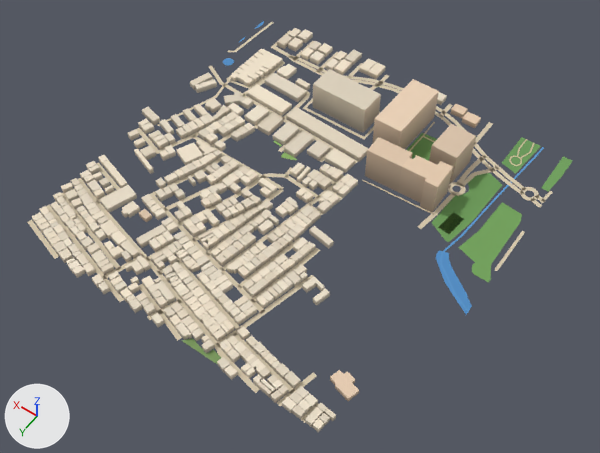
The glTF model public/assets/bengaluru-region-v1/tiles/t22_-7-l0.glb as it was, and as the next commit left it.
Camera for both pictures: a camera (50 mm lens) standing at (10862.0, -2697.0, 801.0) and looking at (11231.0, -3214.0, -12.0). Arrows for +X, +Y and +Z are at lower left; the lights stay in place. The older version comes first. Vertices at exactly the same position are counted once.

Objects in the first picture: 'building', 'ground', 'water'.
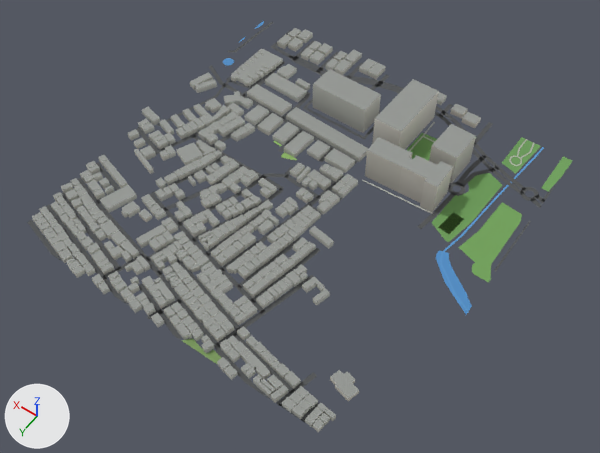
Pixel boxes (x1, y1, x2, y2) of what changed, in the pictures (600 x 453 px; the box of a moved part takes in the faces that stretch with it):
'ground', reshaped
    before: (27, 22, 572, 423)
    after: (27, 22, 572, 426)
part 1 of me_building, recoloured (darker)
    both: (32, 28, 481, 432)
part 2 of me_ground, rebuilt (23% wider, 27% taller)
    before: (495, 231, 525, 271)
    after: (494, 221, 531, 272)
part 3 of me_ground, moved or reshaped
    before: (27, 128, 260, 393)
    after: (27, 127, 310, 426)
part 4 of me_ground, moved or reshaped
    both: (209, 22, 339, 96)
part 5 of me_ground, moved or reshaped
    before: (532, 191, 553, 208)
    after: (476, 122, 556, 208)
part 6 of me_ground, recoloured
    before: (50, 41, 553, 407)
    after: (49, 38, 545, 406)

What changed in the scene script:
```text
Change me_building:
    used by ob_building; location = (11000.0, -3500.0, 0.0)
    remove me_building.from_pydata(...)  # 4474 vertices, 5757 faces; spans x 45.0..514.0, y -12.0..506.0, z 0.0..48.0
    add me_building.from_pydata(...)  # 4474 vertices, 7012 faces; spans x 45.0..514.0, y -12.0..506.0, z 0.0..48.0
    me_building part 1: 5757 kept faces spanning x 45.0..514.0, y -12.0..506.0, z 0.0..48.0 get new vertex colours
Change me_ground:
    used by ob_ground; location = (11000.0, -3500.0, 0.0)
    remove me_ground.from_pydata(...)  # 969 vertices, 815 faces; spans x -2.0..501.0, y 0.0..503.0, z 1.0
    add me_ground.from_pydata(...)  # 985 vertices, 829 faces; spans x 0.0..500.0, y 0.0..500.0, z 1.0
    me_ground part 2: the loose piece of 8 vertices spanning x -2.0..3.0, y 143.0..216.0, z 1.0 is rebuilt with 10 vertices and now spans x 0.0..3.0, y 124.0..217.0, z 1.0
    me_ground part 3: 10 vertices moved from x 133.0..501.0, y 360.0..503.0, z 1.0 to x 112.0..500.0, y 360.0..500.0, z 1.0; 21 vertices removed from x 242.0..501.0, y 282.0..503.0, z 1.0; 31 vertices added at x 61.0..500.0, y 282.0..500.0, z 1.0
    me_ground part 4: 14 vertices moved from x 351.0..501.0, y 57.0..144.0, z 1.0 to x 349.0..500.0, y 48.0..143.0, z 1.0; 8 vertices removed from x 364.0..489.0, y 22.0..29.0, z 1.0; 8 vertices added at x 364.0..488.0, y 6.0..13.0, z 1.0
    me_ground part 5: 4 vertices moved from x -2.0..1.0, y 65.0..98.0, z 1.0 to x 0.0, y 82.0..99.0, z 1.0; 2 vertices removed from x -1.0..2.0, y 64.0..84.0, z 1.0; 6 vertices added at x 0.0..122.0, y 9.0..90.0, z 1.0
    me_ground part 6: 648 kept faces spanning x 0.0..500.0, y 0.0..500.0, z 1.0 get new vertex colours; the middle colour goes from beige #d7c9ae to dark grey #535556
```
